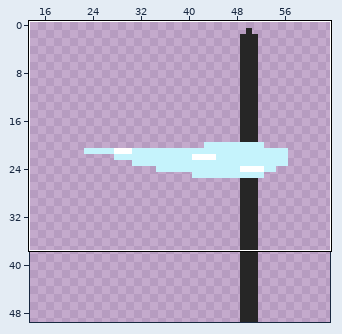
Pixel-art file, stored at images/Periscope.aseprite. The first picture is a wide view before the edit; the outline marks the close-up.
Close-up. Before the edit:
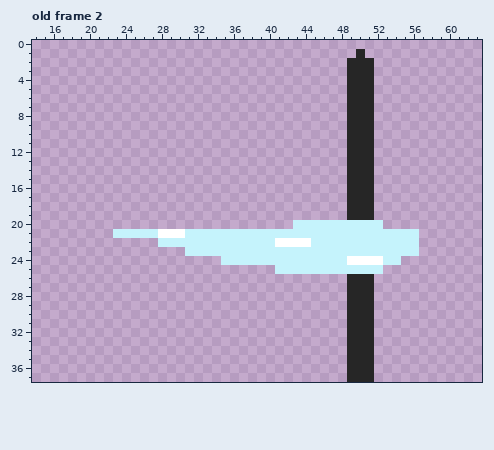
100x50 pixels, 2 frames. Shown: old frame 2: x 14..63, y 0..37. The wide view leaves out empty margins. The commit also changed other frames or places, which this record leaves out.
After the commit:
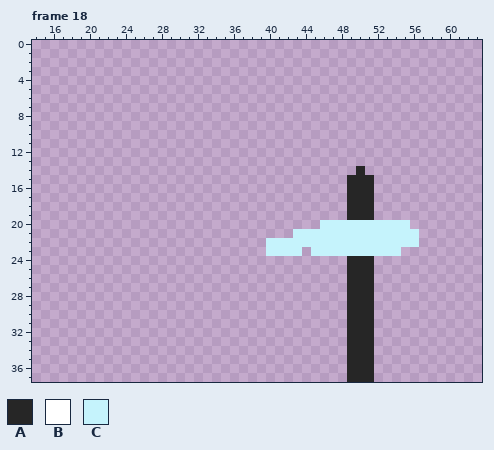
Palette (. is transparent): A #262626  B #ffffff  C #c5f3fc
A new or re-ordered frame is compared with the old frame closest to it.
The exact change:
{"change": "frames 2 -> 26"}
{"where": "frame 18 is new; against old frame 2, layer \"Periscope\""}
{"frame":18,"y":1,"x":50,"old":"A","new":"."}
{"frame":18,"y":2,"x":49,"old":"AAA","new":"..."}
{"frame":18,"y":3,"x":49,"old":"AAA","new":"..."}
{"frame":18,"y":4,"x":49,"old":"AAA","new":"..."}
{"frame":18,"y":5,"x":49,"old":"AAA","new":"..."}
{"frame":18,"y":6,"x":49,"old":"AAA","new":"..."}
{"frame":18,"y":7,"x":49,"old":"AAA","new":"..."}
{"frame":18,"y":8,"x":49,"old":"AAA","new":"..."}
{"frame":18,"y":9,"x":49,"old":"AAA","new":"..."}
{"frame":18,"y":10,"x":49,"old":"AAA","new":"..."}
{"frame":18,"y":11,"x":49,"old":"AAA","new":"..."}
{"frame":18,"y":12,"x":49,"old":"AAA","new":"..."}
{"frame":18,"y":13,"x":49,"old":"AAA","new":"..."}
{"frame":18,"y":14,"x":49,"old":"A","new":"."}
{"frame":18,"y":14,"x":51,"old":"A","new":"."}
{"frame":18,"y":20,"x":43,"old":"CCC","new":"..."}
{"frame":18,"y":20,"x":53,"old":"...","new":"CCC"}
{"frame":18,"y":21,"x":23,"old":"CCCCCBBBCCCCCCCCCCCC","new":"...................."}
{"frame":18,"y":22,"x":28,"old":"CCCCCCCCCCCC","new":"............"}
{"frame":18,"y":22,"x":41,"old":"BBBB","new":"CCCC"}
{"frame":18,"y":23,"x":31,"old":"CCCCCCCCC","new":"........."}
{"frame":18,"y":23,"x":44,"old":"C","new":"."}
{"frame":18,"y":23,"x":55,"old":"CC","new":".."}
{"frame":18,"y":24,"x":35,"old":"CCCCCCCCCCCCCCBBBBCC","new":"..............AAA..."}
{"frame":18,"y":25,"x":41,"old":"CCCCCCCCCCCC","new":"........AAA."}
{"label":"erased","picture_box":[347,49,374,175]}
{"label":"changed","picture_box":[113,220,419,274]}
